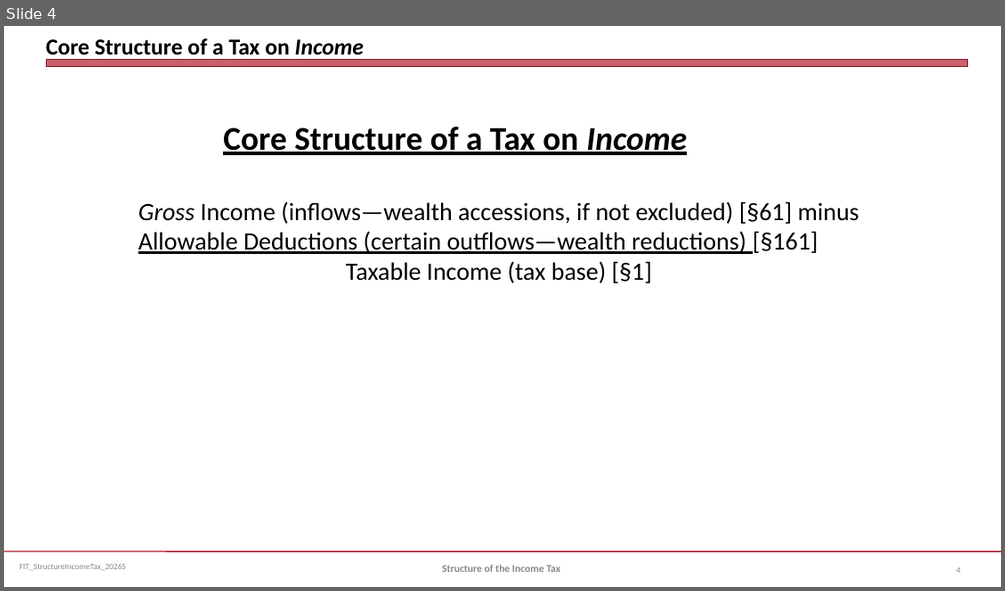
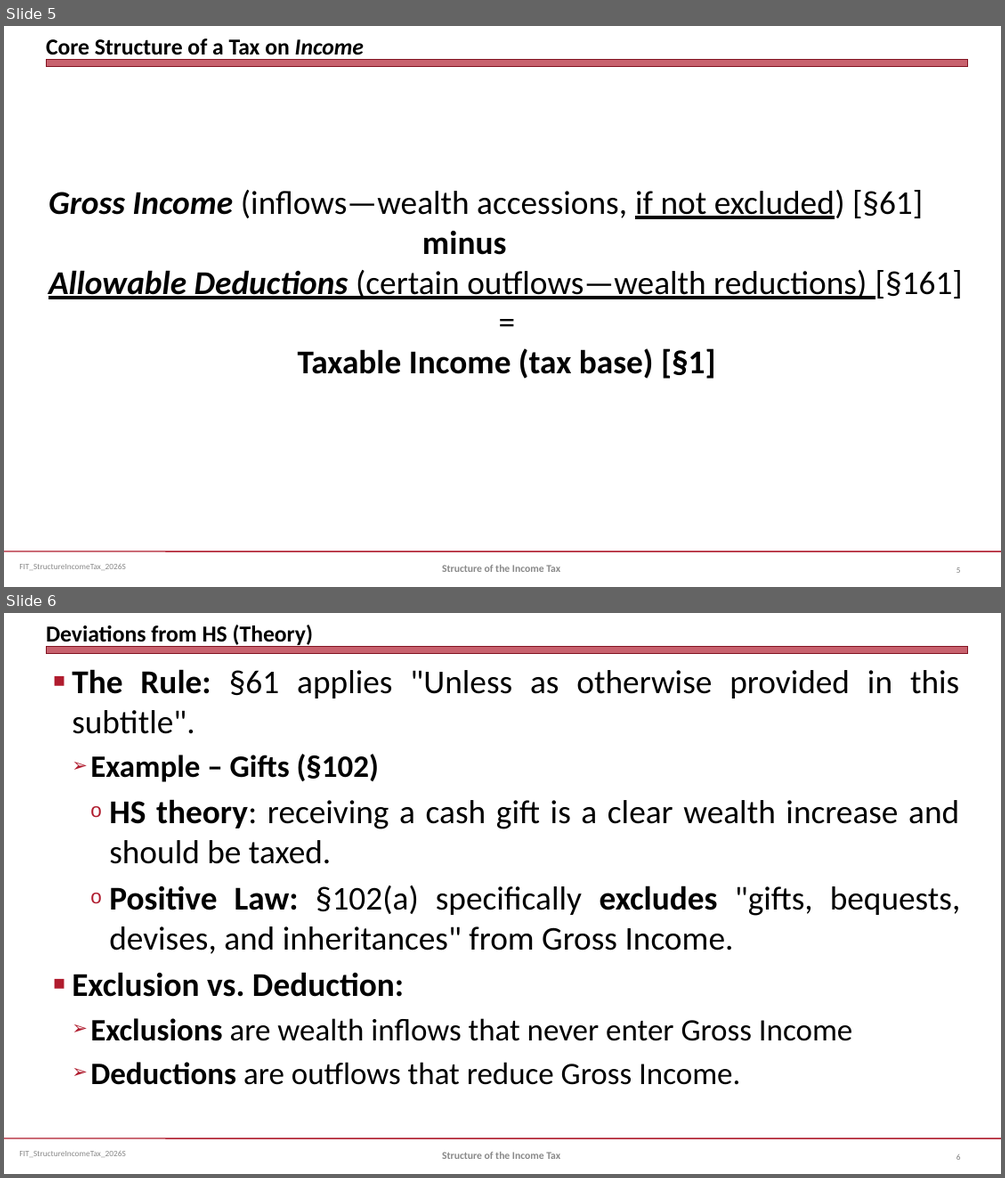
Before and after one commit to jmc877/Fed-Income-Tax, a slide deck: slides/FIT_StructureIncomeTax_2026S.pptx. Shown one above the other, each under a label of ours: slide 4 before the commit, slides 5 and 6 after it. The pictures are 1005x591 and 1005x1178 pixels, drawn with LibreOffice and Linux fonts; fonts in the diff are those of the drawing. Boxes give left, top, right and bottom in pixels: in the first picture for what was removed or moved away, otherwise in the second. Text is boxed around its words. In the diff, an @@ line names an element or a change of style, - is before the commit and + after.

```diff
--- a/slides/FIT_StructureIncomeTax_2026S.pptx
+++ b/slides/FIT_StructureIncomeTax_2026S.pptx
@@ slide 6 added at (4, 613, 1001, 1174), background #FFFFFF; not listed: 3 template elements that a slide beside it also shows @@
@@ title added at (46, 625, 313, 647), 22 pt, text #000000, bold @@
+Deviations from HS (Theory)
@@ text added at (72, 669, 961, 1085), 32 pt, text #000000 @@
+■ The Rule: §61 applies "Unless as otherwise provided in this subtitle".
+  ➢ Example – Gifts (§102)
+    o HS theory: receiving a cash gift is a clear wealth increase and should be taxed.
+    o Positive Law: §102(a) specifically excludes "gifts, bequests, devises, and inheritances" from Gross Income.
+■ Exclusion vs. Deduction:
+  ➢ Exclusions are wealth inflows that never enter Gross Income
+  ➢ Deductions are outflows that reduce Gross Income.
@@ text added at (442, 1151, 560, 1159), 10 pt, text #898989, bold @@
+Structure of the Income Tax
@@ page number added at (956, 1154, 961, 1159), 8 pt, text #808080 @@
+6
@@ what was slide 4 is now slide 5 @@
@@ slide 5 changed as well @@
@@ text removed at (223, 127, 687, 155) @@
-Core Structure of a Tax on Income
@@ text "Gross Income (inflows—wealth accessions, if ...": place and size @@
-text "Gross Income (inflows—wealth accessions, if ..." at (138, 201, 859, 283)
+text "Gross Income (inflows—wealth accessions, if ..." at (48, 190, 963, 378)
@@ text at (48, 190, 922, 255): text changed; size 24 to 32 pt @@
-Gross Income (inflows—wealth accessions, if not excluded) [§61] minus
+Gross Income (inflows—wealth accessions, if not excluded) [§61]
+minus
@@ text at (48, 270, 963, 299): size 24 to 32 pt in "Allowable Deductions (certain outflows—wealth reductions) [§ ..."; bold on, italic on in "Allowable Deductions" @@
@@ text at (298, 348, 716, 378): text changed; size 24 to 32 pt; bold on @@
-Taxable Income (tax base) [§1]
+=
+Taxable Income (tax base) [§1]
```
Also in this commit, not shown: 21 other slides changed, 4 other slides added, 2 other files.
